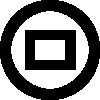
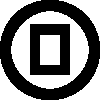
Two versions of the same layered image (100x100). Layer-by-layer changes:
added layer "paper" above "?" over bbox(30, 24, 70, 75)
hid "video", painted on it over bbox(25, 24, 76, 75)
